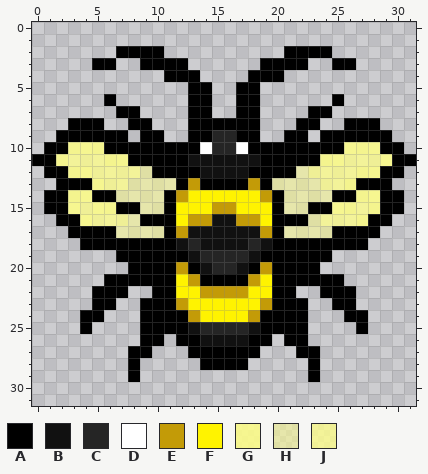
Pixel-art sprite -- resources/gfx/items/collectibles/Queen Bee.png. The picture above was drawn from the file before the commit.
The file is 32x32 pixels. Colours within 5 levels of each other are drawn and written as one.
Palette (. is transparent): A #000000  B #111111  C #252525  D #ffffff  E #c39b07  F #fff300  G #fcfc87e0  H #ffff8780  J #ffff87c0
Pixels before, first column x 0:
 2 .......AAAA..........AAAA.......
 3 .....AA..AAAA......AAAA..AA.....
 4 ...........AAA....AAA...........
 5 .............AA..AA.............
 6 ......A......AA..AA......A......
 7 .......AA....AA..AA....AA.......
 8 ...AAA..AA...AAAAAA...AA..AAA...
 9 ..AAAAAA.AA..AACCAA..AA.AAAAAA..
10 .AAGGGAAAAAAAADCCDAAAAAAAAGGGAA.
11 AAGJJJGGAAAAABBBBBBAAAAAGGJJJGAA
12 .AAGGJJJJHAAAABBBBAAAAHJJJJGGAA.
13 ..AAAGJJHHHHAEAAAAEAHHHHJJGAAA..
14 .AAGGAAHHHHAEFFFFFFEAHHHHAAGGAA.
15 .AAGJGGAAHHAFFFEEFFFAHHAAGGJGAA.
16 ..AAGJJJHAAAFEEBBEEFAAAHJJJGAA..
17 ...AAAAHHHHAEBBBBBBEAHHHHAAAA...
18 ....AAAAAAAABCBBBBCBAAAAAAAA....
19 .......AAAAAABCCCCBAAAAAA.......
20 ........AAAAEABCCBAEAAAA........
21 ......AAAAAAFEAAAAEFAAAAAA......
22 .....AAA..AAFFEEEEFFAA..AAA.....
23 .....AA..AAAEFFFFFFEAAA..AA.....
24 ....AA...AAAAEFFFFEAAAA...AA....
25 ....A....AAAABCCCCBAAAA....A....
26 .........AA.AABBBBAA.AA.........
27 ........AA...AAAAAA...AA........
28 ........A.....AAAA.....A........
29 ........A..............A........
And afterwards:
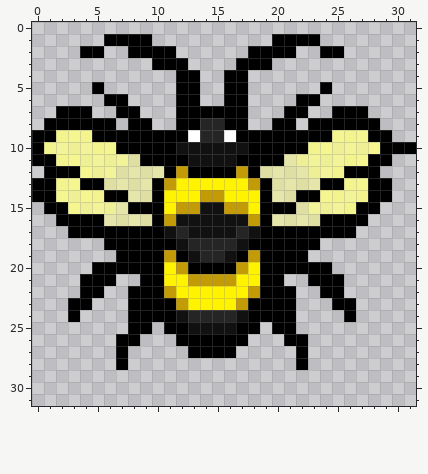
Changes in this commit:
Changed rows in their new state; - is an unchanged pixel.
first column x 0:
 1 ------AAAA----------AAAA--------
 2 ----AA-.---A------AAA-..-A------
 3 -----..--.-------AA-...--..-----
 4 -----------.----AA...-----------
 5 -----A------A-.-A-.-----A-------
 6 -------A----A-.-A-.---AA-.------
 7 --AAA-------A--AA-.--AA..AAA----
 8 -AA---A-----A-CC--.-AA.-AA------
 9 AAGGG---A--AADC-D--AA--A-GGG----
10 AGJJJ-G-----BBBBBB-----GGJJJ---A
11 ---G--JJH--------AA--HJJJJGGAA..
12 ---A---HH-H-E-AAAE-HHH---GAAA..-
13 AAGG-AHH--AEFFFFFF------AA-G----
14 A-GJ-G-A--AFF-EE---AH-AAGGJ-A-.-
15 -----JJH-AAFEEBB-E-A-A-JJJ-AA..-
16 ----AAHH-H-EBBB--B-AHHH-AAAA..--
17 -------AAAABC----C-A-AAAA--..---
18 ----..--------CCC-AA----....----
19 -----------E----BAE----..-------
20 -----AAA---F--AAAEFA----A-------
21 ----AA-..--F--EEEFFA-..---------
22 ----A-..AA-E--FFFFEA------.-----
23 ---AA..-A--------EAA--.---------
24 ---A..--A---BCCCCBA---.----.----
25 ----.---A-.---BBBAA.--.----.----
26 -------AA..---AAAA..------------
27 -------A..-------..----.--------
28 -------A.-----....----A.--------
29 --------.--------------.--------
Changed places in both pictures, as pixel boxes (x1, y1, x2, y2):
changed: (32, 34, 416, 382)
